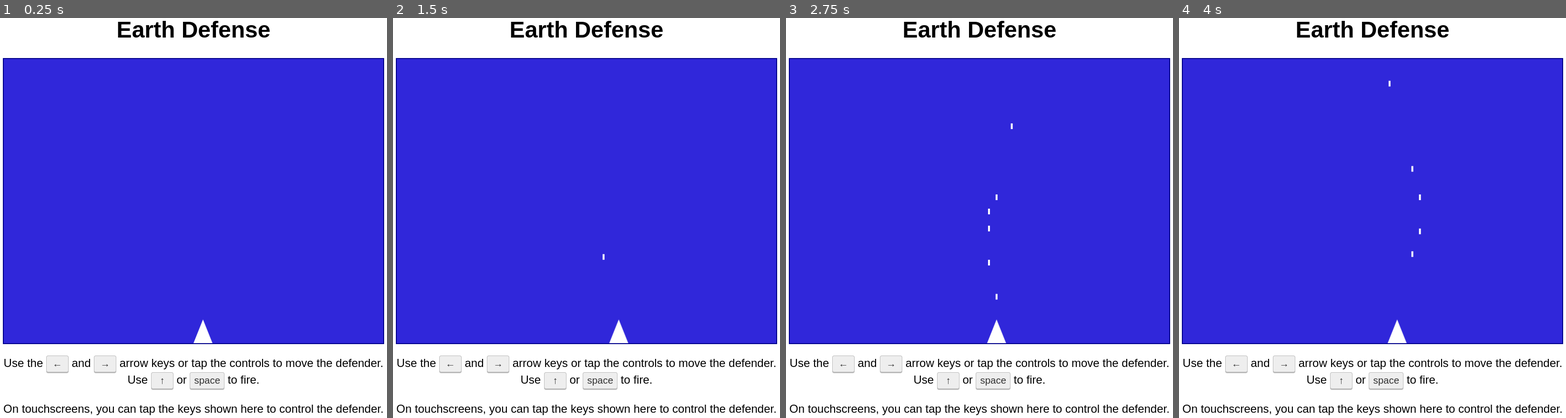
Above: before the commit, frames 1-4 (left to right).
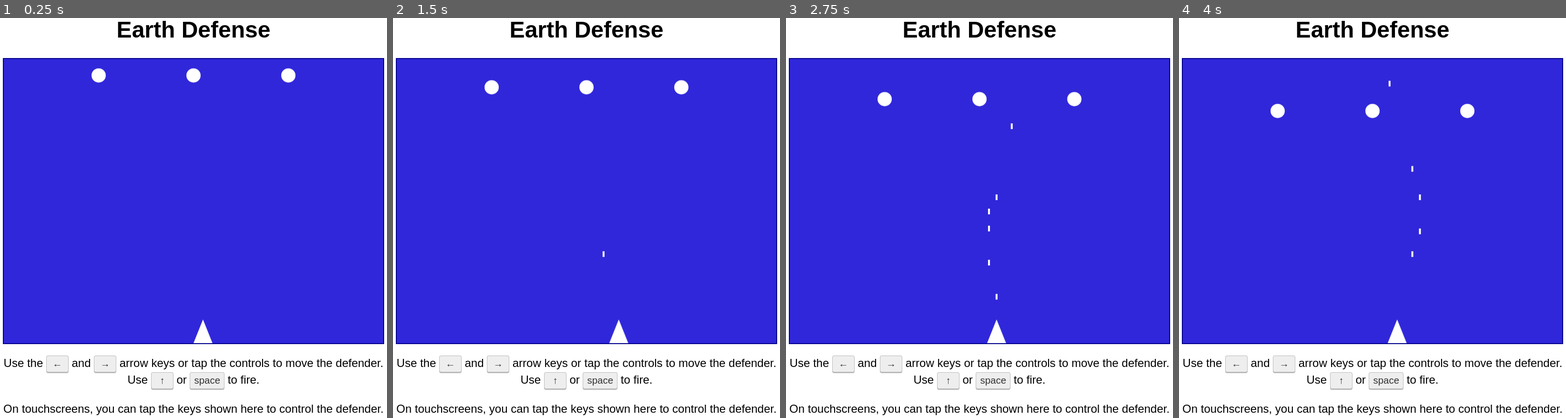
Above: after the commit, the same moments.

Repository: MDecker-MobileComputing/HTML_Game_EarthDefense
Game: browser game, page docs/index.html
Same seed, same stepped clock (60 frames per second), same inputs: the game is played once before the commit and once after it.
Inputs:
- Up to frame 1 (0.25 s): no input
- Up to frame 2 (1.5 s): hold Right from 1.03 s (still down); tap Space at 1.1 s
- Up to frame 3 (2.75 s): release Right at 1.53 s; hold Left 1.58-2.15 s; tap Space at 1.6, 2.1, 2.6 s; click "space" at 2.02 s; hold Up 2.2-2.5 s; hold Right from 2.55 s (still down)
- Up to frame 4 (4 s): tap Space at 3.1, 3.6 s; release Right at 3.22 s; hold Up 3.27-3.5 s; hold Left 3.55-3.98 s

The runs differ from the first frame. In frame 1, 0.3% of the frame differs, in the area x 23-77%, y 12-17%; in frame 2, 0.3%, in the area x 23-77%, y 15-61%; in frame 3, 0.3%; in frame 4, 0.3%.

Commit message:
Three alien ships move down to the ground till "Game Over"

Diff:
--- a/docs/EarthDefense.js
+++ b/docs/EarthDefense.js
@@ -10,8 +10,15 @@
 let canvas    = null;
 let context2d = null;
 
-let defenderLeft   = 50; // current horizontal position of the defender in percent of the game area
-let shotsArray     = [];
+let defenderLeft = 50; // current horizontal position of the defender in percent of the game area
+let shotsArray  = [];
+
+const ALIEN_SHIP_RADIUS = 15; // radius of an alien ship (ball) in px
+
+const ALIEN_SHIP_SPEED  = 20; // alien ship movement per second in px
+
+let alienShipArray = []; // current coordinates of the alien ships
+let gameOver       = false;
 
 let animationFrame    = null;
 let lastAnimationTime = null;
@@ -25,7 +32,10 @@
     canvas    = document.getElementById( "gameArea" );
     context2d = canvas.getContext( "2d" );
 
+    initAlienShips( canvas );
     redrawGameArea( canvas, context2d );
+
+    animationFrame = window.requestAnimationFrame( gameLoop );
 
     document.addEventListener( "keydown", function ( event ) {
 
@@ -57,8 +67,42 @@
 function redrawGameArea( canvas, ctx ) {
 
     ctx.clearRect( 0, 0, canvas.width, canvas.height );
+    drawAlienShips( ctx );
     drawDefender( canvas, ctx );
     drawShots( ctx );
+}
+
+
+/*
+ * Creates three alien ships, evenly distributed horizontally near the top of the game area.
+ */
+function initAlienShips( canvas ) {
+
+    alienShipArray = [];
+
+    for ( let i = 1; i <= 3; i++ ) {
+
+        alienShipArray.push({
+            x: canvas.width * i / 4,
+            y: ALIEN_SHIP_RADIUS * 2
+        });
+    }
+}
+
+
+/*
+ * Draws all alien ships as filled balls.
+ */
+function drawAlienShips( ctx ) {
+
+    ctx.fillStyle = "#fff";
+
+    alienShipArray.forEach( function ( ship ) {
+
+        ctx.beginPath();
+        ctx.arc( ship.x, ship.y, ALIEN_SHIP_RADIUS, 0, Math.PI * 2 );
+        ctx.fill();
+    });
 }
 
 
@@ -109,20 +153,13 @@
     };
 
     shotsArray.push( shot );
-
-    if ( animationFrame === null ) {
-
-        animationFrame = window.requestAnimationFrame( animateShots );
-    }
-}
-
-
-/*
- * Advances shots until they leave the top of the game area.
- */
-function animateShots( timestamp ) {
-
-    animationFrame = null;
+}
+
+
+/*
+ * Game loop: advances shots and alien ships, and ends the game when an alien ship touches the ground.
+ */
+function gameLoop( timestamp ) {
 
     const elapsedTime = lastAnimationTime === null
         ? 0
@@ -138,16 +175,39 @@
         return shot.y + SHOT_LENGTH >= 0;
     });
 
+    alienShipArray.forEach( function ( ship ) {
+
+        ship.y += ALIEN_SHIP_SPEED * elapsedTime;
+
+        if ( ship.y + ALIEN_SHIP_RADIUS >= canvas.height ) {
+
+            gameOver = true;
+        }
+    });
+
     redrawGameArea( canvas, context2d );
 
-    if ( shotsArray.length > 0 ) {
-
-        animationFrame =
-            window.requestAnimationFrame( animateShots );
+    if ( gameOver ) {
+
+        drawGameOver( canvas, context2d );
+
     } else {
 
-        lastAnimationTime = null;
-    }
+        animationFrame = window.requestAnimationFrame( gameLoop );
+    }
+}
+
+
+/*
+ * Draws the red "Game Over" message in the center of the game area.
+ */
+function drawGameOver( canvas, ctx ) {
+
+    ctx.fillStyle    = "#f00";
+    ctx.font         = "bold 48px sans-serif";
+    ctx.textAlign    = "center";
+    ctx.textBaseline = "middle";
+    ctx.fillText( "Game Over", canvas.width / 2, canvas.height / 2 );
 }
 
 
@@ -200,6 +260,11 @@
  */
 function performUserAction( control, canvas, ctx ) {
 
+    if ( gameOver ) {
+
+        return;
+    }
+
     if ( control === "left" ) {
 
         moveDefender( -DEFENDER_MOVE_STEP, canvas, ctx );
